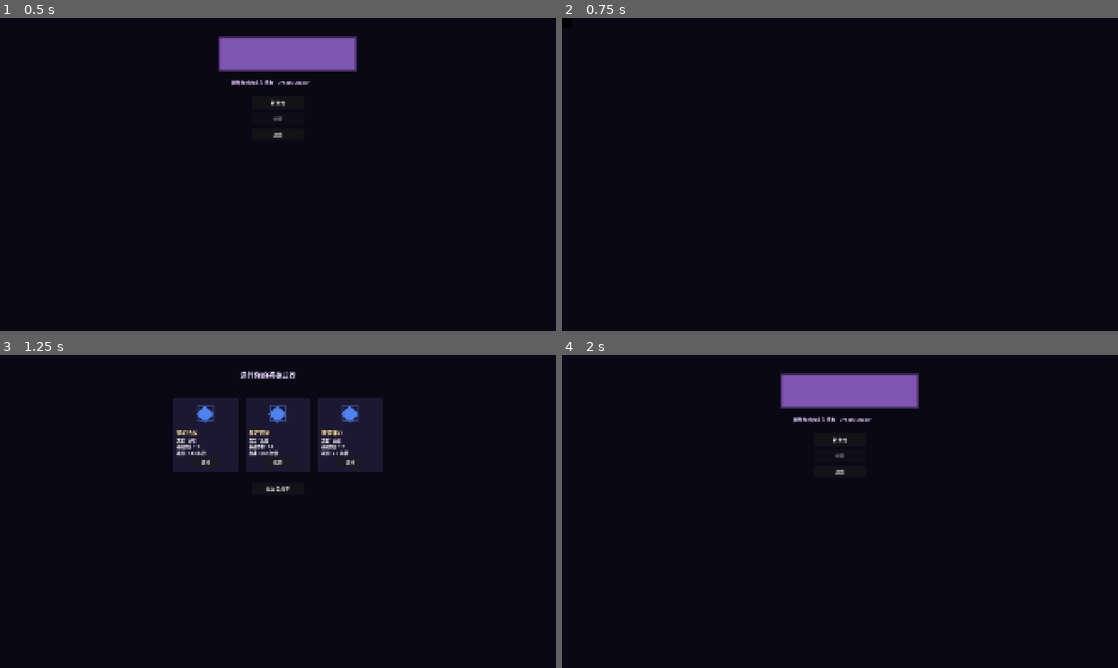
Above: before the commit, frames 1-4 (two rows, left to right).
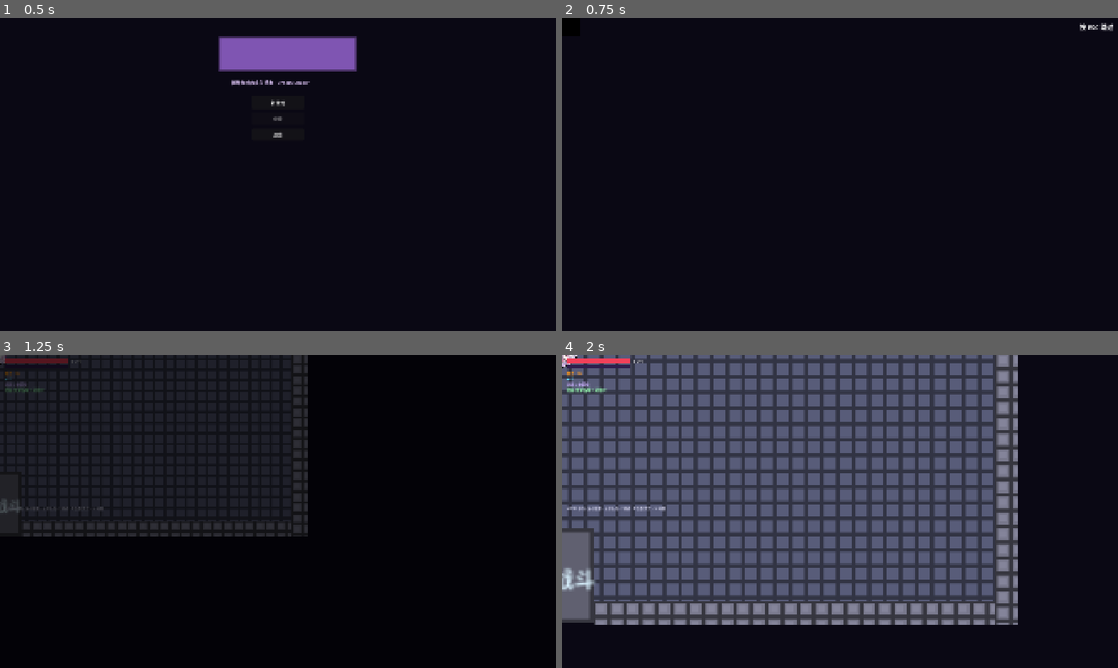
Above: after the commit, the same moments.

Repository: zxy12138/momogametest
Game: Godot game, scene res://src/scenes/Main.tscn
Same seed, same stepped clock (60 frames per second), same inputs: the game is played once before the commit and once after it. Video files are missing from this copy of the repository; at most half a second of black plays in their place.
Inputs (mouse positions are in pixels of both pictures, inside the frame that each line leads up to):
- Up to frame 1 (0.5 s): no input
- Up to frame 2 (0.75 s): click "新游戏" at 0.5 s
- Up to frame 3 (1.25 s): no input
- Up to frame 4 (2 s): click (840, 489) at 1.25 s, where only the run before the commit has a clickable "返回主菜单"

Frame 1 is identical in both runs. In frame 2, 0.1% of the frame differs, in the area x 93-100%, y 1-5%; in frame 3, 8.3%; in frame 4, 71%, in the area x 0-82%, y 0-87%.

Commit message:
7.27gongsi

Diff:
--- a/src/autoload/GameManager.gd
+++ b/src/autoload/GameManager.gd
@@ -37,6 +37,11 @@
 var input_locked := false   # 驿站/地图/死亡界面时锁输入
 var dev_mode := false        # 开发者模式：地图全显示+任意跳关（F2 切换）
 
+# 新游戏开场序列（醒来独白 + 镜头拉近）触发开关。
+# 由 Main._new_game 置 true，经 Intro 一路带到 Game._ready，播放后清零。
+# 「继续」/「死亡重开」不设置，因此不会重播开场。
+var prologue_pending := false
+
 const START_WEAPON := "staff"
 
 
@@ -159,7 +164,10 @@
 
 # ============ 武器 ============
 func get_weapon() -> Dictionary:
-	return Weapons.get_weapon(weapon_id)
+	var w = Weapons.get_weapon(weapon_id)
+	if w == null:
+		return {}
+	return w
 
 
 func swap_weapon(new_id: String) -> bool:
--- a/src/player/Player.tscn
+++ b/src/player/Player.tscn
@@ -19,7 +19,7 @@
 
 [node name="Camera" type="Camera2D" parent="."]
 position_smoothing_enabled = false
-anchor_mode = 1
+anchor_mode = 0
 zoom = Vector2(2, 2)
 
 [node name="Weapon" type="Node2D" parent="."]
--- a/src/scenes/Game.gd
+++ b/src/scenes/Game.gd
@@ -6,6 +6,10 @@
 const ENEMY = preload("res://src/enemies/Enemy.tscn")
 const DEATHCG = preload("res://src/ui/DeathCG.tscn")
 const BIRTHDAY = preload("res://src/ui/Birthday.tscn")
+# 预加载地面武器脚本。注意：headless 下全局 class_name 缓存不会重新扫描，
+# 因此这里用 preload 拿脚本引用来 new()，类型统一按 Node2D 处理（成员走 call/get/set），
+# 避免解析期依赖全局类型「WeaponPickup」导致 Parse Error。
+const WeaponPickupScript := preload("res://src/weapons/WeaponPickup.gd")
 
 var _room: Node = null
 var _transitioning := false
@@ -20,6 +24,17 @@
 var _dev_label: Label = null
 var _inn_prompt: Label = null
 var _ui_layer: CanvasLayer = null
+
+# ============ 开场序列 / 场景内武器拾取 ============
+var _prologue_active := false
+var _prologue_bubble: Control = null
+var _prologue_end_timer: SceneTreeTimer = null
+var _near_pickup: Node2D = null
+var _pickups: Array[Node2D] = []
+var _pickup_panel: Panel = null
+var _pickup_label: Label = null
+const _PICKUP_RADIUS := 64.0
+
 # Fade 必须挂在 CanvasLayer（屏幕空间）下，否则会被相机 zoom+跟随推到屏幕外，
 # 只在角落露出黑块（之前每次切场景右下角的黑屏即此）。
 @onready var _fade_rect: ColorRect = $Fade/Rect
@@ -50,7 +65,15 @@
 	_build_toast()
 	_build_inn_prompt()
 	_build_dev_label()
+	_build_pickup_prompt()
 	transition_to("r1", true)
+
+	# 新游戏：先强制播放开场序列（醒来独白 + 镜头拉近），结束后才生成可选武器。
+	# 「继续」/「死亡重开」不会置 prologue_pending，因此直接进正常玩法。
+	if GameManager.prologue_pending:
+		GameManager.prologue_pending = false
+		GameManager.reset_run("")   # 新游戏开局：先无武器，拾取后才装备
+		_play_prologue()
 
 
 # 编辑器预览：在场景编辑器里 build 一个示例世界，方便直接看到房间/墙/门/敌人/Boss。
@@ -162,6 +185,10 @@
 	if _room != null:
 		_room.queue_free()
 		_room = null
+	# 房间切换时清空场景内武器拾取物（它们随房间销毁，数组引用需同步清掉）
+	_pickups.clear()
+	_near_pickup = null
+	_update_pickup_prompt("")
 	_inn_near = false
 	show_inn_prompt(false)
 	MapData.enter_room(rid)
@@ -177,6 +204,10 @@
 	else:
 		p.global_position = Vector2(0, 0)
 	p.reset_ult()
+	# 起始房（r1）：若不是由开场序列负责生成武器（开场序列结束才摆出可选武器），
+	# 则在此直接摆出初始武器——覆盖「重新开始后地面武器消失」的问题。
+	if rid == "r1" and not GameManager.prologue_pending:
+		_spawn_starter_weapons()
 
 
 # 合并地图跨层跳转：直接加载目标层并把该房标为 CURRENT。
@@ -428,7 +459,17 @@
 
 
 # ============ 输入 / 暂停 / 开发者模式 ============
+# 开场序列进行中：ESC 在这里优先被 _input 拦截并消费（跳过序列），
+# 因此 _unhandled_input 直接 return，避免误触发暂停菜单。
+func _input(event: InputEvent) -> void:
+	if _prologue_active and event.is_action_pressed("ui_cancel"):
+		_end_prologue()
+		get_viewport().set_input_as_handled()
+
+
 func _unhandled_input(event: InputEvent) -> void:
+	if _prologue_active:
+		return
 	if event.is_action_pressed("ui_cancel"):
 		if _inn_open and _inn_panel_ref != null:
 			_close_inn(_inn_panel_ref)
@@ -442,7 +483,9 @@
 			else:
 				_open_pause()
 	elif event.is_action_pressed("interact"):
-		if _inn_near and not _inn_open and not _pause_open:
+		if _near_pickup != null and not GameManager.input_locked:
+			_pick_up_weapon(_near_pickup)
+		elif _inn_near and not _inn_open and not _pause_open:
 			open_inn()
 	elif event.is_action_pressed("dev"):
 		_toggle_dev()
@@ -540,6 +583,169 @@
 	if mu != null and mu.has_method("redraw"):
 		mu.redraw()
 
+# ============ 开场序列（醒来独白 + 镜头拉近） ============
+func _play_prologue() -> void:
+	_prologue_active = true
+	GameManager.input_locked = true
+	var cam := _player_camera()
+	if cam != null:
+		# 相机本就是 DRAG_CENTER 跟随玩家（见 Player.tscn），放大即自然形成
+		# 以玩家为中心的脸部特写，无需改 anchor_mode（改回 FIXED_TOP_LEFT 会让角色钉死在屏幕左上角）。
+		var tw := get_tree().create_tween()
+		tw.tween_property(cam, "zoom", Vector2(3.4, 3.4), 0.8)
+	# 0.5s 后头顶冒出对话框；序列总时长 3.4s 后自动结束（或按 ESC 跳过）
+	get_tree().create_timer(0.5).timeout.connect(_show_prologue_dialogue)
+	_prologue_end_timer = get_tree().create_timer(3.4)
+	_prologue_end_timer.timeout.connect(_end_prologue)
+
+
+func _show_prologue_dialogue() -> void:
+	if not _prologue_active:
+		return
+	var p: Node2D = $World/Player
+	var box := Control.new()
+	box.name = "PrologueBubble"
+	# 世界空间、挂在玩家头上；会随镜头拉近一起放大，形成特写感
+	box.position = Vector2(-66, -92)
+	p.add_child(box)
+	var bg := ColorRect.new()
+	bg.color = Color(0.07, 0.05, 0.14, 0.92)
+	bg.size = Vector2(132, 50)
+	bg.mouse_filter = Control.MOUSE_FILTER_IGNORE
+	box.add_child(bg)
+	var lab := Label.new()
+	lab.text = "我醒来了，这是在哪……"
+	lab.position = Vector2(6, 6)
+	lab.size = Vector2(120, 40)
+	lab.add_theme_font_size_override("font_size", 15)
+	lab.add_theme_color_override("font_color", Color(1, 1, 1))
+	lab.autowrap_mode = TextServer.AUTOWRAP_WORD_SMART
+	box.add_child(lab)
+	_prologue_bubble = box
+
+
+func _end_prologue() -> void:
+	if not _prologue_active:
+		return
+	_prologue_active = false
+	if is_instance_valid(_prologue_end_timer):
+		if _prologue_end_timer.is_connected("timeout", _end_prologue):
+			_prologue_end_timer.timeout.disconnect(_end_prologue)
+		_prologue_end_timer = null
+	var cam := _player_camera()
+	if cam != null:
+		var tw := get_tree().create_tween()
+		tw.tween_property(cam, "zoom", Vector2(2, 2), 0.6)
+	if is_instance_valid(_prologue_bubble):
+		_prologue_bubble.queue_free()
+		_prologue_bubble = null
+	GameManager.input_locked = false
+	_spawn_starter_weapons()
+
+
+func _player_camera() -> Camera2D:
+	var p: Node2D = $World/Player
+	return p.get_node_or_null("Camera") as Camera2D
+
+
+# ============ 场景内武器拾取 / 交换 ============
+func _physics_process(_delta: float) -> void:
+	if _prologue_active or GameManager.input_locked or _room == null:
+		if _near_pickup != null:
+			_near_pickup = null
+			_update_pickup_prompt("")
+		return
+	var p: Node2D = $World/Player
+	var best: Node2D = null
+	var best_d: float = INF
+	for pk in _pickups:
+		if not is_instance_valid(pk) or not bool(pk.call("can_interact")):
+			continue
+		var d: float = p.global_position.distance_to(pk.global_position)
+		if d < _PICKUP_RADIUS and d < best_d:
+			best_d = d
+			best = pk
+	_near_pickup = best
+	if best != null:
+		_update_pickup_prompt(String(best.call("prompt_text")))
+	else:
+		_update_pickup_prompt("")
+
+
+func _build_pickup_prompt() -> void:
+	_pickup_panel = Panel.new()
+	_pickup_panel.mouse_filter = Control.MOUSE_FILTER_IGNORE
+	var w := 220.0
+	var h := 34.0
+	_pickup_panel.position = get_window().get_visible_rect().size / 2 - Vector2(w / 2.0, 150.0)
+	_pickup_panel.size = Vector2(w, h)
+	_pickup_label = Label.new()
+	_pickup_label.position = Vector2(10, 6)
+	_pickup_label.add_theme_font_size_override("font_size", 15)
+	_pickup_label.add_theme_color_override("font_color", Color(1, 1, 1))
+	_pickup_panel.add_child(_pickup_label)
+	_pickup_panel.visible = false
+	_ui_layer.add_child(_pickup_panel)
+
+
+func _update_pickup_prompt(text: String) -> void:
+	if _pickup_panel == null:
+		return
+	if text == "":
+		_pickup_panel.visible = false
+	else:
+		_pickup_label.text = "[F] " + text
+		_pickup_panel.visible = true
+
+
+# 开场结束后 / 进入起始房时，在房间里摆出初始武器供选择。
+# 已装备的那把不再摆地上（避免重复）；其余照常出现，保证「其余武器始终可换」。
+func _spawn_starter_weapons() -> void:
+	if _room == null:
+		return
+	var p: Node2D = $World/Player
+	var starters: Array = Weapons.STARTERS
+	var offsets := [Vector2(-90.0, 26.0), Vector2(0.0, 46.0), Vector2(90.0, 26.0)]
+	for i in starters.size():
+		var wid: String = starters[i]
+		if wid == GameManager.weapon_id:
+			continue
+		var pk := _make_weapon_pickup(wid, p.global_position + offsets[i])
+		_room.add_child(pk)
+		_pickups.append(pk)
+
+
+func _make_weapon_pickup(wid: String, pos: Vector2) -> Node2D:
+	var pk: Node2D = WeaponPickupScript.new()
+	pk.set("weapon_id", wid)
+	pk.global_position = pos
+	return pk
+
+
+# 按 F 拾取/交换武器：若已持有武器，则旧武器掉到脚下（短暂免疫，避免瞬间又换回）。
+func _pick_up_weapon(pk: Node2D) -> void:
+	if not is_instance_valid(pk):
+		return
+	var wid: String = String(pk.get("weapon_id"))
+	if GameManager.weapon_id == wid:
+		return
+	if GameManager.weapon_id != "":
+		var drop := _make_weapon_pickup(GameManager.weapon_id, $World/Player.global_position + Vector2(0.0, 28.0))
+		drop.call("just_dropped")
+		if _room != null:
+			_room.add_child(drop)
+		else:
+			$World.add_child(drop)
+		_pickups.append(drop)
+	GameManager.weapon_id = wid
+	GameManager.emit_signal("stats_changed")
+	var w: Dictionary = Weapons.get_weapon(wid)
+	if w != null:
+		toast("装备：" + w["name"])
+	_pickups.erase(pk)
+	pk.queue_free()
+
+
 # ============ 小工具 ============
 func _label(text: String, pos: Vector2, size: int) -> Label:
 	var l := Label.new()
--- a/src/scenes/Intro.gd
+++ b/src/scenes/Intro.gd
@@ -1,10 +1,11 @@
 # 《梦境逐影》开头动画场景。
 # 新游戏后播放：全屏视频 + 右上角「按 ESC 跳过」提示。
-# 播放完毕或按 ESC 跳过 -> 进入选武器场景。
+# 播放完毕或按 ESC 跳过 -> 直接进入第一个场景（Game），
+# 由 Game 在开场序列（醒来独白 + 镜头拉近）结束后摆出 3 把初始武器供选择。
 extends Control
 
-## 视频播放完毕 / 跳过后前往的场景（即原「新游戏」的下一站）。
-const NEXT_SCENE := "res://src/scenes/WeaponSelect.tscn"
+## 视频播放完毕 / 跳过后前往的场景：直接进主玩法场景（武器选择改为场景内完成）。
+const NEXT_SCENE := "res://src/scenes/Game.tscn"
 
 var _finished := false
 
@@ -20,10 +21,13 @@
 	_hint.add_theme_font_size_override("font_size", 22)
 	_hint.add_theme_color_override("font_color", Color(1, 1, 1, 1))
 
-func _unhandled_input(event: InputEvent) -> void:
+func _input(event: InputEvent) -> void:
 	if _finished:
 		return
 	# ESC 默认映射到 ui_cancel；按 ESC 即跳过开头动画。
+	# 用 _input 而非 _unhandled_input：Intro 根节点是 Control，
+	# ui_cancel 这类 UI 动作会在 GUI 阶段被 Control 消费，
+	# 导致 _unhandled_input 收不到；_input 在 GUI 派发前必定触发，最稳。
 	if event.is_action_pressed("ui_cancel"):
 		_skip()
 
--- a/src/scenes/Intro.tscn
+++ b/src/scenes/Intro.tscn
@@ -5,6 +5,11 @@
 
 [node name="Intro" type="Control"]
 script = ExtResource("1")
+layout_mode = 3
+anchors_preset = 15
+anchor_right = 1.0
+anchor_bottom = 1.0
+mouse_filter = 2
 
 [node name="VideoPlayer" type="VideoStreamPlayer" parent="."]
 layout_mode = 1
@@ -14,6 +19,7 @@
 stream = ExtResource("2")
 autoplay = true
 stretch_mode = 2
+z_index = 0
 mouse_filter = 2
 
 [node name="SkipHint" type="Label" parent="."]
@@ -29,4 +35,5 @@
 offset_bottom = 46.0
 text = "按 ESC 跳过"
 horizontal_alignment = 2
+z_index = 1
 mouse_filter = 2
--- a/src/scenes/Main.gd
+++ b/src/scenes/Main.gd
@@ -48,7 +48,9 @@
 	add_child(eb)
 
 func _new_game() -> void:
-	# 新游戏 -> 先播开头动画，播完/跳过后进入选武器。
+	# 新游戏 -> 先播开头动画，播完/跳过后进入主玩法场景。
+	# 置 prologue_pending：进入 Game 后会强制先播「醒来」开场序列，结束才摆出武器。
+	GameManager.prologue_pending = true
 	get_tree().change_scene_to_file("res://src/scenes/Intro.tscn")
 
 func _continue() -> void:
--- a/src/ui/HUD.gd
+++ b/src/ui/HUD.gd
@@ -27,11 +27,11 @@
 	_crit.add_theme_color_override("font_color", Color(1, 0.6, 0.1))
 	_crys = _text(root, "◆ 0", Vector2(16, 72), 14)
 	_crys.add_theme_color_override("font_color", Color(0.4, 0.85, 1.0))
-	_wep = _text(root, "", Vector2(16, 92), 13)
+	_wep = _text(root, "武器：未装备", Vector2(16, 92), 13)
 	_wep.add_theme_color_override("font_color", Color(0.8, 0.7, 1.0))
 	_ult = _text(root, "", Vector2(16, 110), 13)
 	_ult.add_theme_color_override("font_color", Color(0.6, 1.0, 0.7))
-	_hint = _text(root, "WASD 移动 · 鼠标瞄准 · 左键攻击 · E 终极 · M 地图", Vector2(16, 520), 12)
+	_hint = _text(root, "WASD 移动 · 鼠标瞄准 · 左键攻击 · E 终极 · F 拾取/交互 · M 地图", Vector2(16, 520), 12)
 	_hint.add_theme_color_override("font_color", Color(0.8, 0.8, 0.9))
 
 
@@ -44,8 +44,10 @@
 	_crit.text = "暴击 " + str(int(g.crit_rate * 100)) + "%"
 	_crys.text = "◆ " + str(g.dream_crystals)
 	var w: Dictionary = g.get_weapon()
-	if w != null:
+	if w != null and not w.is_empty():
 		_wep.text = "武器：" + w["name"] + ("（已升阶）" if g.upgraded_done else "")
+	else:
+		_wep.text = "武器：未装备"
 	var p := get_tree().get_first_node_in_group("player") as Node2D
 	if p != null and p.has_method("ult_ready"):
 		_ult.text = "终极·噩梦吞噬：" + ("就绪 [E]" if p.call("ult_ready") else "冷却中")
--- a/src/weapons/Weapon.gd
+++ b/src/weapons/Weapon.gd
@@ -15,7 +15,7 @@
 func process(delta: float, aim: Vector2, firing: bool) -> void:
 	_cd -= delta
 	var w := GameManager.get_weapon()
-	if w == null:
+	if w == null or w.is_empty():
 		return
 	# 手持武器视觉：武器切换时重建贴图，每帧更新朝向/翻转
 	if _held_id != w.get("name", ""):
@@ -50,6 +50,7 @@
 		return
 	_spr.texture = tex
 	_spr.position = Vector2(12, -2)
+	_spr.scale = Vector2(0.5, 0.5)   # 手持武器按图标原生尺寸会过大，缩到合适大小
 	_spr.z_index = 8
 	add_child(_spr)
 
@@ -64,6 +65,8 @@
 
 func _do_fire(aim: Vector2, ratio: float) -> void:
 	var w := GameManager.get_weapon()
+	if w == null or w.is_empty():
+		return
 	var player := get_parent() as Node2D
 	var is_crit: bool = GameManager.roll_crit() or w.get("always_crit", false)
 	var dmg: int = int(w["dmg"] * GameManager.attack_mult * ratio)
--- /dev/null
+++ b/src/weapons/WeaponPickup.gd
@@ -0,0 +1,59 @@
+# 《梦境逐影》场景内的地面武器。
+# 玩家走过去按 F 即可拾取；若已持有武器，则旧武器掉到地上（由 Game 负责生成掉落物）。
+# 本节点只负责自身表现与数据；邻近检测与拾取逻辑在 Game.gd 中统一处理。
+class_name WeaponPickup
+extends Node2D
+
+## 导出：这把地面武器对应的武器 id（见 Weapons.DATA）。
+@export var weapon_id: String = ""
+
+const IMMUNE_TIME := 0.6   ## 刚被丢到地上时的不可拾取免疫窗口（秒），避免交换瞬间又换回来
+
+var _spr: Sprite2D
+var _immune: float = 0.0
+
+
+func _ready() -> void:
+	add_to_group("weapon_pickup")
+	_spr = Sprite2D.new()
+	var w: Dictionary = Weapons.get_weapon(weapon_id)
+	var tex := GameManager.load_tex(Weapons.get_icon_path(weapon_id)) if w != null else null
+	if tex != null:
+		_spr.texture = tex
+	else:
+		# 兜底：洋红块，保证不崩
+		var img := Image.create(16, 16, false, Image.FORMAT_RGBA8)
+		img.fill(Color(1, 0, 1, 1))
+		_spr.texture = ImageTexture.create_from_image(img)
+	_spr.z_index = int(global_position.y)
+	_spr.scale = Vector2(0.8, 0.8)   # 放大显示在地面，确保「看得出是武器」
+	add_child(_spr)
+	# 轻微上下浮动，提示这是可交互物
+	var tw := get_tree().create_tween()
+	tw.set_loops(-1)
+	tw.tween_property(_spr, "position:y", -4.0, 0.7)
+	tw.chain().tween_property(_spr, "position:y", 4.0, 0.7)
+
+
+func _process(delta: float) -> void:
+	if _immune > 0.0:
+		_immune -= delta
+	z_index = int(global_position.y)
+
+
+## 刚被丢到地上时调用：给它一个短暂免疫窗口，防止立刻又被同一玩家拾取。
+func just_dropped() -> void:
+	_immune = IMMUNE_TIME
+
+
+## 当前是否可被拾取（免疫期内不可）。
+func can_interact() -> bool:
+	return _immune <= 0.0
+
+
+## 玩家靠近时显示的提示文本。
+func prompt_text() -> String:
+	var w: Dictionary = Weapons.get_weapon(weapon_id)
+	if w == null:
+		return "拾取未知武器"
+	return "拾取 " + w["name"]
Binary file added: Artssucai/gen/player/idle/Pixel_art_2D_game_character_sp_2026-07-27T08-51-47.png
Not shown, added: Artssucai/gen/player/idle/Pixel_art_2D_game_character_sp_2026-07-27T08-51-47.png.import
Binary file added: Artssucai/gen/player/idle/Pixel_art_2D_game_character_sp_2026-07-27T08-52-36.png
Not shown, added: Artssucai/gen/player/idle/Pixel_art_2D_game_character_sp_2026-07-27T08-52-36.png.import
Binary file added: Artssucai/gen/player/idle/Pixel_art_2D_game_character_sp_2026-07-27T08-52-37.png
Not shown, added: Artssucai/gen/player/idle/Pixel_art_2D_game_character_sp_2026-07-27T08-52-37.png.import
Binary file added: Artssucai/gen/player/idle/Pixel_art_2D_game_character_sp_2026-07-27T08-52-38.png
Not shown, added: Artssucai/gen/player/idle/Pixel_art_2D_game_character_sp_2026-07-27T08-52-38.png.import
Binary file added: Artssucai/gen/player/idle/Pixel_art_2D_game_character_sp_2026-07-27T08-52-40.png
Not shown, added: Artssucai/gen/player/idle/Pixel_art_2D_game_character_sp_2026-07-27T08-52-40.png.import
Binary file added: Artssucai/momo_jk_preview.png
Not shown, added: Artssucai/momo_jk_preview.png.import
(and 22 more such lines)
